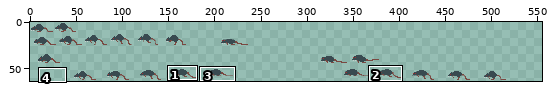
Sprite sheet, stored at assets/sprites/atlas.png. The picture above shows the old version from afar; the outline marks the close-up.
Close-up. Before the edit:
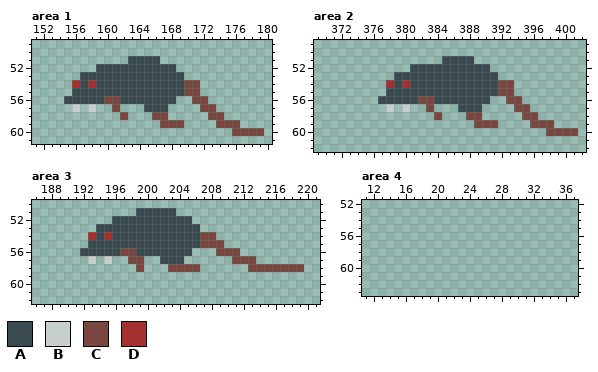
The file is 465x41 pixels. Shown: area 1: x 151..180, y 49..61; area 2: x 369..402, y 49..62; area 3: x 186..221, y 50..62; area 4: x 11..37, y 52..63. The old version is drawn lined up with the new one. The commit also changed other parts of the picture, which this record leaves out.
Palette (. is transparent): A #394a50  B #c7cfcc  C #7a4841  D #a53030
Pixels before, area 1, first column x 155:
51 ........AAAA.............
52 ....AAAAAAAAAA...........
53 ..AAAAAAAAAAAAA..........
54 .DADAAAAAAAAAAACC........
55 .AAAAAAAAAAAAAACC........
56 AAAAACCAAAAAAA..CC.......
57 .B.B..C...AAA....CC......
58 .......C...CC.....CC.....
59 ............CCC....CCC...
60 .....................CCCC
Pixels before, area 2, first column x 377:
51 ........AAAA.............
52 ....AAAAAAAAAA...........
53 ..AAAAAAAAAAAAA..........
54 .DADAAAAAAAAAAACC........
55 .AAAAAAAAAAAAAACC........
56 AAAAACCAAAAAAA..CC.......
57 .B.B..C...AAA....CC......
58 .......C...CC.....CC.....
59 ............CCC....CCC...
60 .....................CCCC
Pixels before, area 3, first column x 192:
51 .......AAAAA................
52 ....AAAAAAAAAA..............
53 ..AAAAAAAAAAAAA.............
54 .DADAAAAAAAAAAACC...........
55 .AAAAAAAAAAAAAACCC..........
56 AAAAACCAAAAAAA...CCC........
57 .B.B..CC..AAA......CCC......
58 .......C...CCCC......CCCCCCC
After:
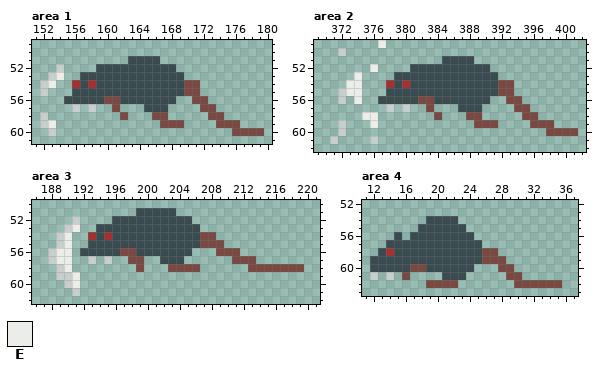
Colours new in this view: E #ebede9
Change:
canvas 465x41 -> 555x64; drawings rearranged on the sheet (the old picture shows each at its new place; 1 dropped ones are not shown)
Area 1:
Colour B now appears in row 52 at x 154; in row 53 at x 153; in rows 54 to 55 at x 152; in rows 58 to 59 at x 152; in row 60 at x 153.
Colour E now appears in row 53 at x 154; in row 54 at x 153; in row 59 at x 153.
Area 2:
Colour B now appears in row 50 at x 372; in rows 55 to 56 at x 372; in rows 59 to 60 at x 372; in row 61 at x 371 and 376.
Colour E now appears in row 49 at x 377; in row 52 at x 376; in row 53 at x 374; in rows 54 to 55 at x 373 to 374; in row 56 at x 374; in row 58 at x 375 to 376.
Colour E now appears in row 59 at x 376.
Area 3:
Colour B now appears in row 52 at x 191; in row 53 at x 190; in rows 54 to 55 at x 189; in rows 56 to 57 at x 188; in row 58 at x 189; in row 59 at x 189 to 190.
Colour B now appears in row 60 at x 190; in row 61 at x 191.
Colour E now appears in row 53 at x 191; in rows 54 to 55 at x 190; in rows 56 to 57 at x 189 to 190; in row 58 at x 190; in rows 59 to 60 at x 191.
Area 4:
Colour A now appears in row 54 at x 19 to 22; in row 55 at x 18 to 23; in row 56 at x 15 and 17 to 24; in row 57 at x 14 to 25; in row 58 at x 13 and 15 to 25; in row 59 at x 12 to 25.
Colour A now appears in row 60 at x 12 to 16 and 19 to 24; in row 61 at x 21 to 23.
Colour B now appears in row 61 at x 12 and 14.
Colour C now appears in row 58 at x 26 to 27; in row 59 at x 26 to 28; in row 60 at x 17 to 18 and 28 to 29; in row 61 at x 16 and 29 to 30; in row 62 at x 19 to 22 and 30 to 35.
Colour D now appears in row 58 at x 14.
Pixel boxes of the changes (left, top, right, bottom) in both close-ups:
added: (40, 64, 64, 136)
added: (330, 40, 386, 144)
added: (48, 216, 80, 296)
added: (370, 216, 562, 288)
